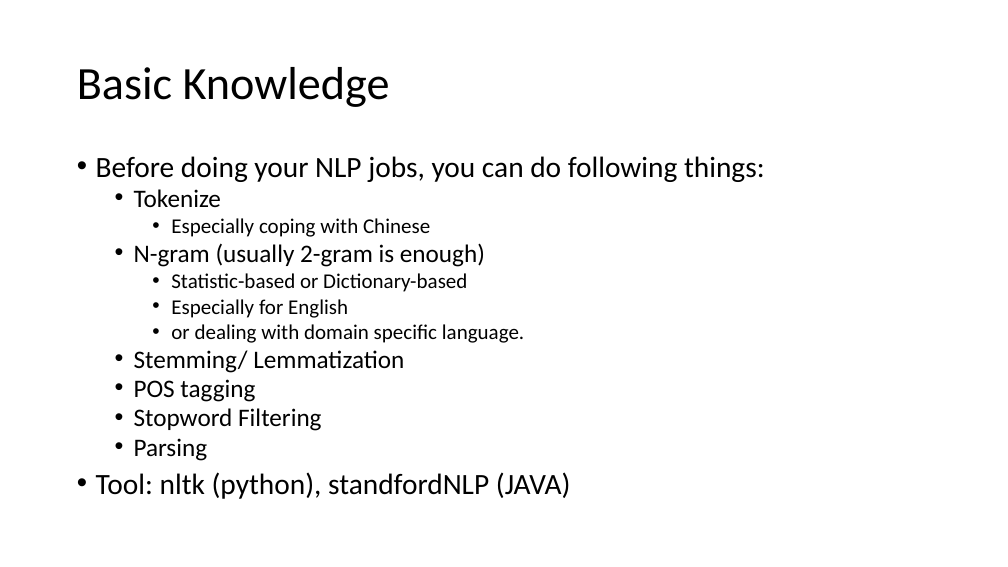
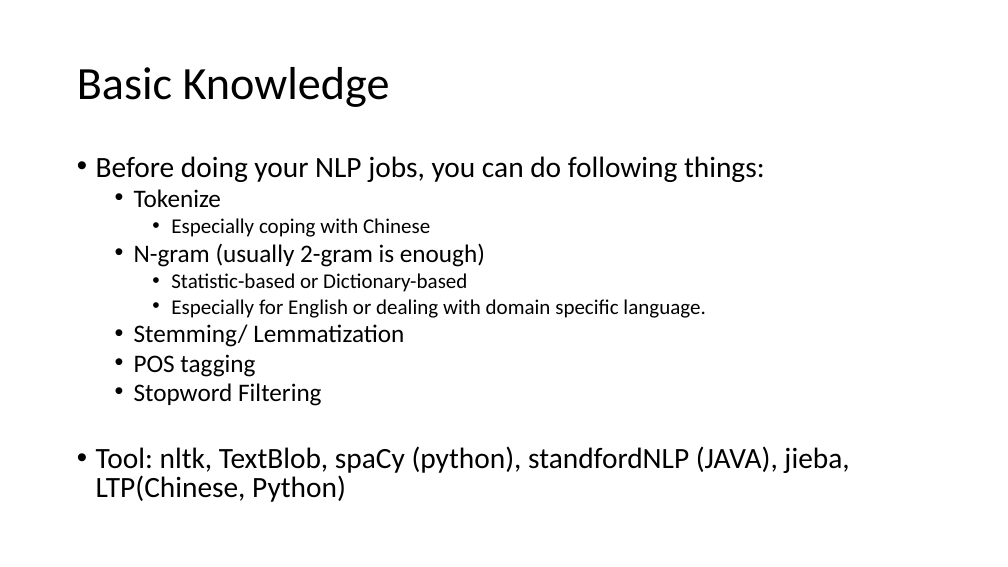
Before and after one commit to jirachikai/nlp-tutorial, a slide deck: slide 5 of slides.pptx (slide 4 before the commit). Drawn at 1008x567 pixels with LibreOffice and Linux fonts; fonts in the diff are those of the drawing. Boxes give left, top, right and bottom in pixels: in the first picture for what was removed or moved away, otherwise in the second. Text is boxed around its words. In the diff, an @@ line names an element or a change of style, - is before the commit and + after.

```diff
--- a/slides.pptx
+++ b/slides.pptx
@@ text at bbox=[171, 299, 705, 318]: text changed @@
-    • Especially for English
-    • or dealing with domain specific language.
+    • Especially for English or dealing with domain specific language.
@@ text at bbox=[96, 446, 849, 502]: text changed @@
-  • Parsing
-• Tool: nltk (python), standfordNLP (JAVA)
+• Tool: nltk, TextBlob, spaCy (python), standfordNLP (JAVA), jieba, LTP(Chinese, Python)
```
Also in this commit, not shown: 3 other slides changed, 9 slides added, 1 slide removed, 3 other files.
